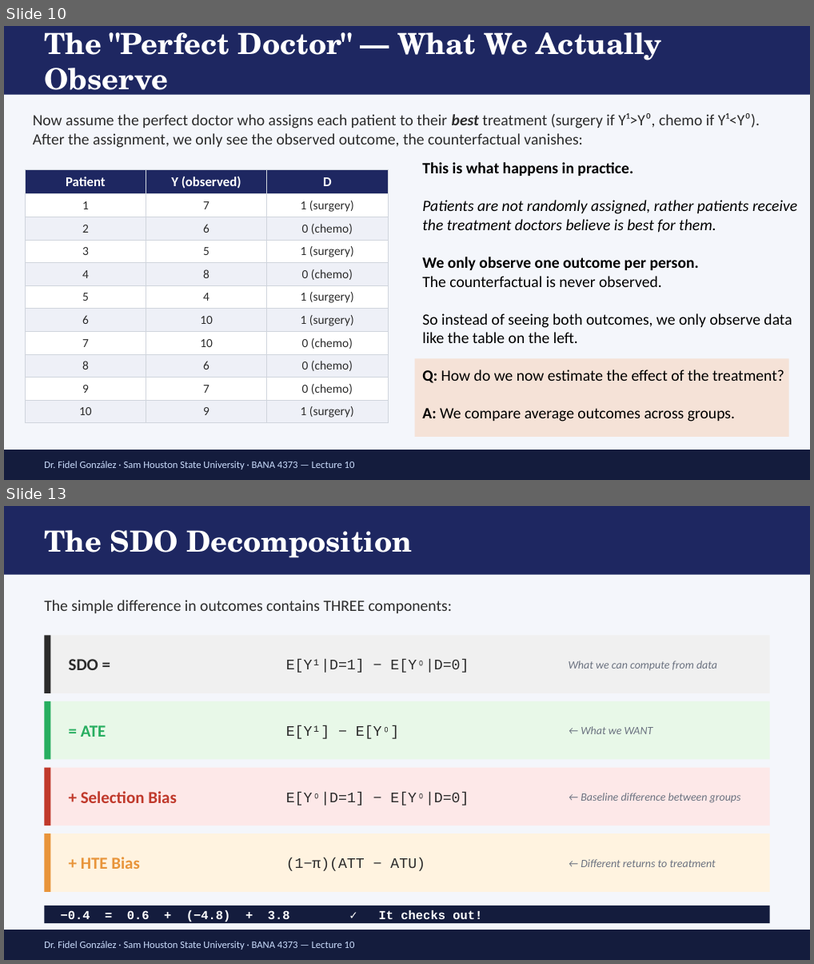
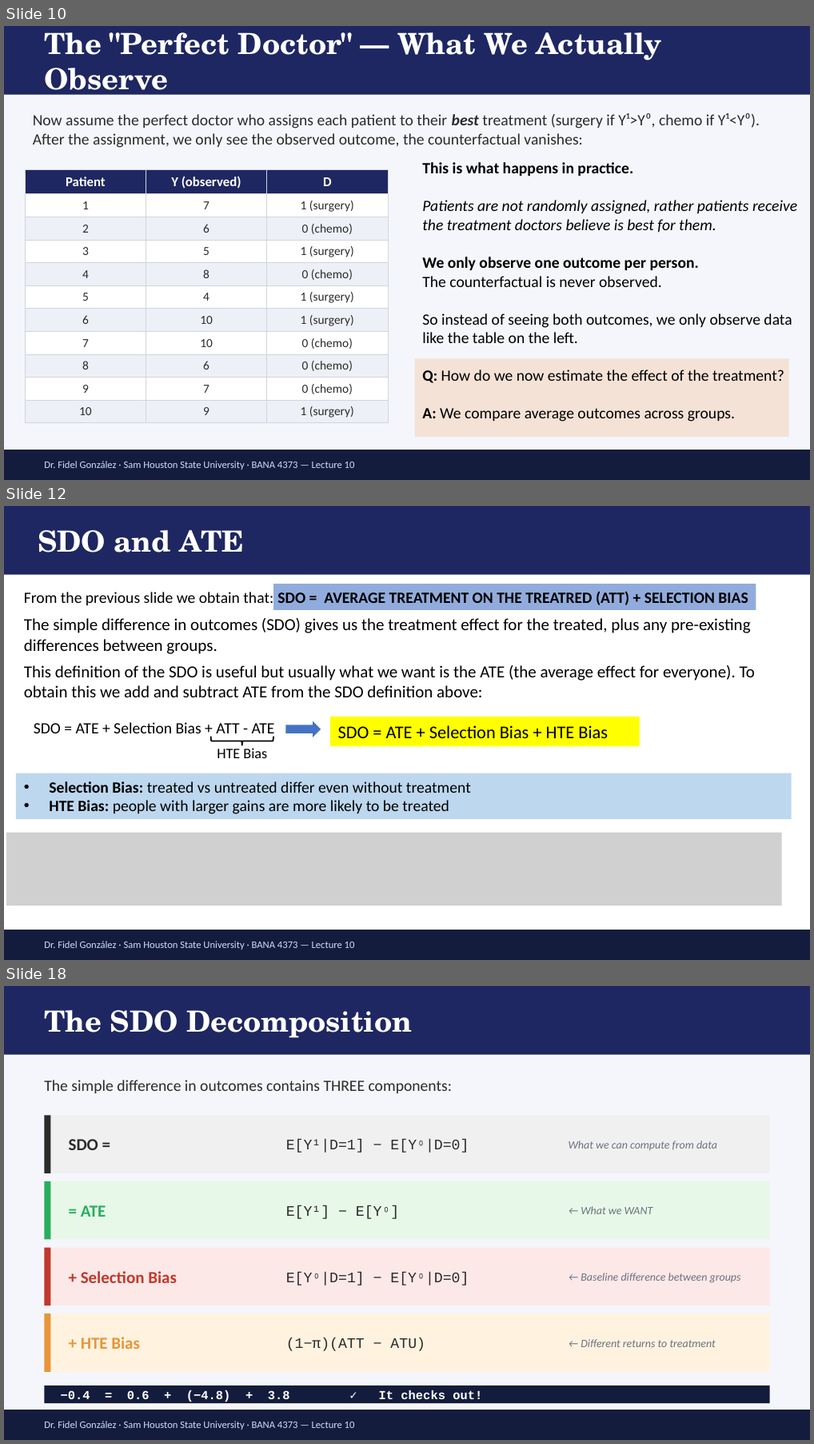
Before and after one commit to FidelGo/BANA4373-sp26, a slide deck: Lectures/Lecture_11/ECON4370 Lecture10 Potential Outcomes [Autosaved].pptx. Shown one above the other, each under a label of ours: slides 10 and 13 before the commit, slides 10, 12 and 18 after it; the slides between them are not shown. The pictures are 814x964 and 814x1444 pixels, drawn with LibreOffice and Linux fonts; fonts in the diff are those of the drawing; grey boxes stand for pictures. Boxes give left, top, right and bottom in pixels: in the first picture for what was removed or moved away, otherwise in the second. Text is boxed around its words. In the diff, an @@ line names an element or a change of style, - is before the commit and + after.

```diff
--- a/Lectures/Lecture_11/ECON4370 Lecture10 Potential Outcomes [Autosaved].pptx
+++ b/Lectures/Lecture_11/ECON4370 Lecture10 Potential Outcomes [Autosaved].pptx
@@ slide 12 added at [4,506,810,960], background #FFFFFF @@
@@ rectangle added at [4,506,810,575], fill #1E2761 @@
@@ text added at [38,530,244,552], 26 pt, text #FFFFFF, bold @@
+SDO and ATE
@@ text added at [24,591,748,605], 14 pt, text #000000, bold @@
+From the previous slide we obtain that: SDO = AVERAGE TREATMENT ON THE TREATRED (ATT) + SELECTION BIAS
@@ rectangle added at [274,584,756,610], fill #4472C4 at 59% opacity @@
@@ text added at [24,618,755,697], 15 pt, text #000000 @@
+The simple difference in outcomes (SDO) gives us the treatment effect for the treated, plus any pre-existing differences between groups.
+This definition of the SDO is useful but usually what we want is the ATE (the average effect for everyone). To obtain this we add and subtract ATE from the SDO definition above:
@@ right arrow added at [286,720,322,739], fill #4472C4, outline #FFFFFF 0.75 pt @@
@@ rectangle added at [330,716,640,746], fill #FFFF00, 16 pt, text #000000 @@
+SDO = ATE + Selection Bias + HTE Bias
@@ text added at [34,722,275,738], 14 pt, text #000000 @@
+SDO = ATE + Selection Bias + ATT - ATE
@@ left brace added at [211,736,274,745], outline #000000 1.25 pt @@
@@ text added at [217,748,267,758], 13 pt, text #000000 @@
+HTE Bias
@@ rectangle added at [16,773,792,819], fill #BDD7EE, 14 pt, text #000000 @@
+• Selection Bias: treated vs untreated differ even without treatment
+• HTE Bias: people with larger gains are more likely to be treated
@@ picture added at [6,832,782,905] @@
@@ rectangle added at [4,929,810,960], fill #141C3D @@
@@ text added at [44,940,355,949], 9 pt, text #CADCFC @@
+Dr. Fidel González · Sam Houston State University · BANA 4373 — Lecture 10
@@ what was slide 13 is now slide 18 @@
```
Also in this commit, not shown: 3 slides changed, 4 other slides added, 4 other files.
